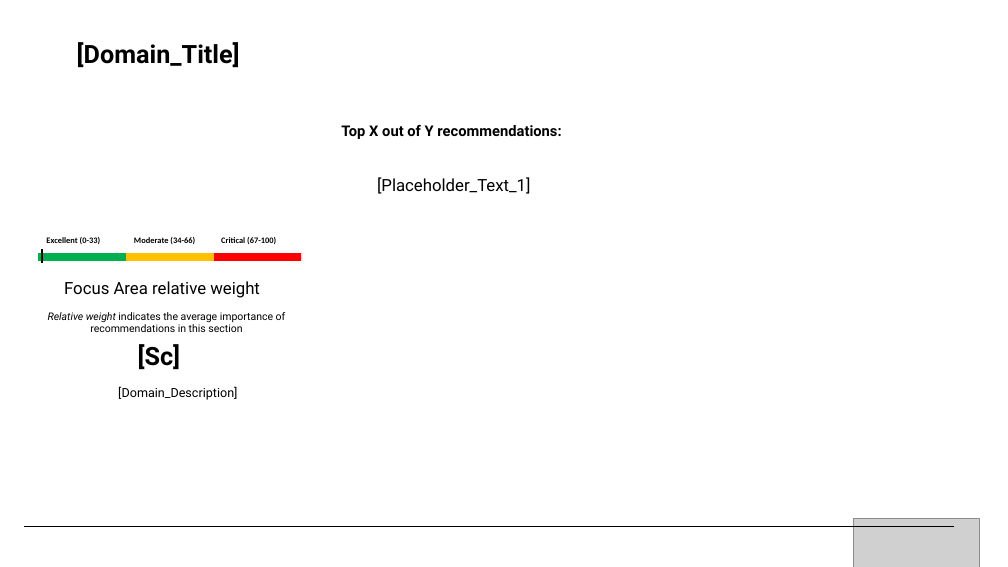
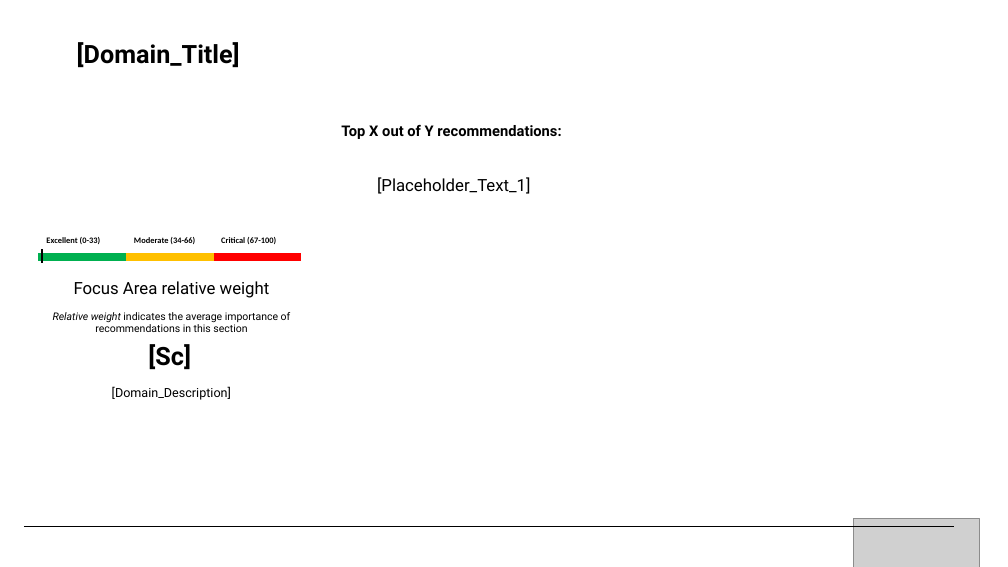
Before and after one commit to Azure/WellArchitected-Tools, a slide deck: slide 10 of WARP/PnP_PowerPointReport_Template.pptx. Drawn at 1008x567 pixels with LibreOffice and Linux fonts; fonts in the diff are those of the drawing; grey boxes stand for pictures. Boxes give left, top, right and bottom in pixels: in the first picture for what was removed or moved away, otherwise in the second. Text is boxed around its words. In the diff, an @@ line names an element or a change of style, - is before the commit and + after.

Commit message:
centered all text

```diff
--- a/WARP/PnP_PowerPointReport_Template.pptx
+++ b/WARP/PnP_PowerPointReport_Template.pptx
@@ text "Focus Area relative weight": place and size @@
-text "Focus Area relative weight" at (64,281,260,298)
+text "Focus Area relative weight" at (74,281,270,298)
@@ text "Relative weight indicates the average ...": place and size @@
-text "Relative weight indicates the average ..." at (48,312,286,332)
+text "Relative weight indicates the average ..." at (53,312,291,332)
@@ text "[Sc]": place and size @@
-text "[Sc]" at (138,344,181,370)
+text "[Sc]" at (148,344,191,370)
@@ text "[Domain_Description]": place and size @@
-text "[Domain_Description]" at (118,386,237,400)
+text "[Domain_Description]" at (112,386,231,400)
```
Also in this commit, not shown: 1 other slide changed.
